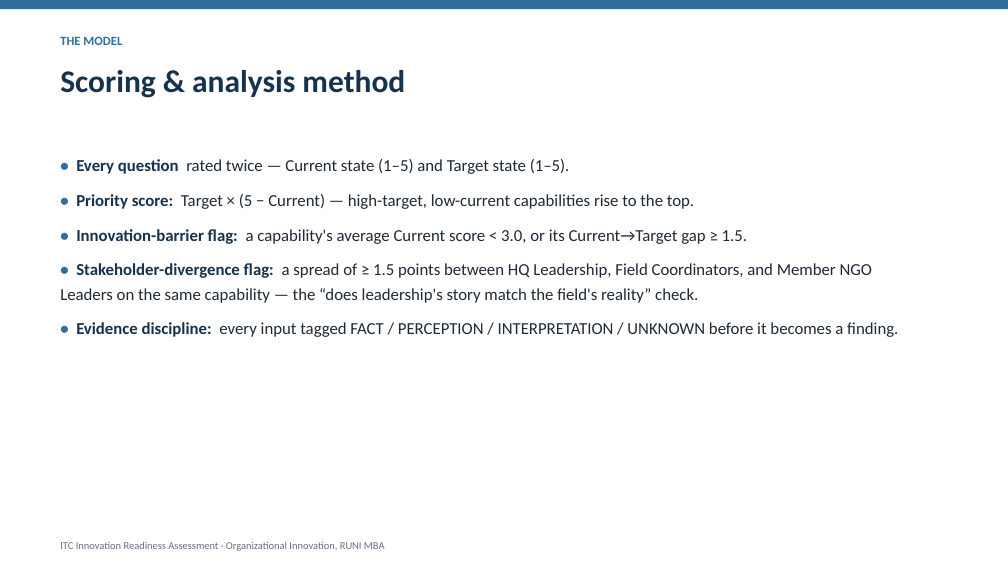
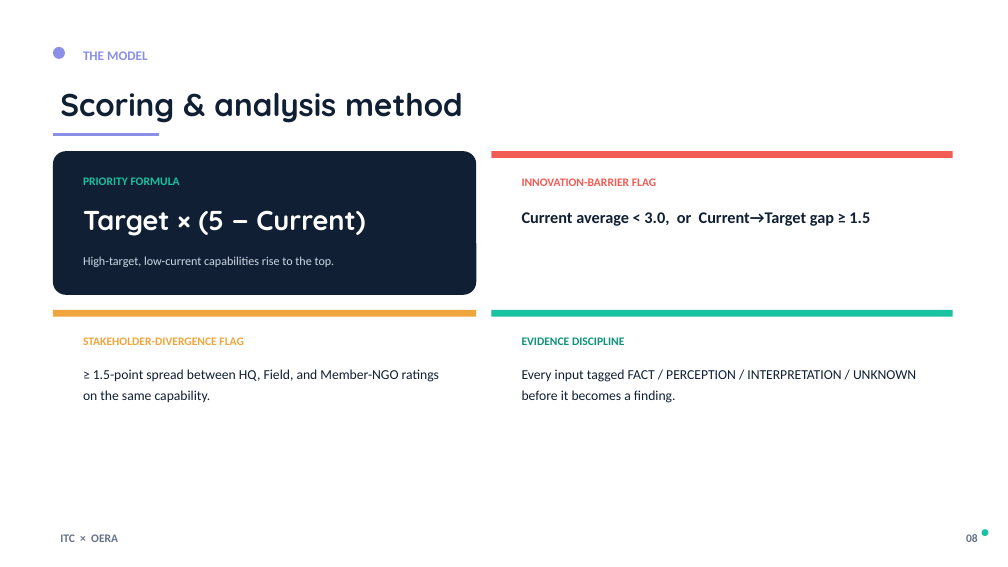
Before and after one commit to stglustein-maker/itc-innovation-assessment, a slide deck: slide 10 of ITC_Innovation_Readiness_Assessment.pptx (slide 8 before the commit). Drawn at 1008x567 pixels with LibreOffice and Linux fonts; fonts in the diff are those of the drawing. Boxes give left, top, right and bottom in pixels: in the first picture for what was removed or moved away, otherwise in the second. Text is boxed around its words. In the diff, an @@ line names an element or a change of style, - is before the commit and + after.

```diff
--- a/ITC_Innovation_Readiness_Assessment.pptx
+++ b/ITC_Innovation_Readiness_Assessment.pptx
@@ rectangle removed at (0,0,1008,9) @@
@@ ellipse added at (53,47,65,59), fill #8B8FE8 @@
@@ text "THE MODEL": place and size @@
-text "THE MODEL" at (60,36,122,45)
+text "THE MODEL" at (83,51,147,60)
@@ text "THE MODEL" at (83,51,147,60): size 12 to 12.5 pt, text colour #2F6F9E to #8B8FE8 @@
@@ text "Scoring & analysis method": place and size @@
-text "Scoring & analysis method" at (60,70,405,98)
+text "Scoring & analysis method" at (60,92,463,123)
@@ text "Scoring & analysis method" at (60,92,463,123): font Calibri to Quicksand, text colour #17324D to #101F33 @@
@@ line added from (53, 135) to (159, 135), #8B8FE8 2.5 pt @@
@@ rounded rectangle added at (53,151,476,295), fill #101F33 @@
@@ text removed at (60,159,898,337) @@
-• Every question rated twice — Current state (1–5) and Target state (1–5).
-• Priority score: Target × (5 − Current) — high-target, low-current capabilities rise to the top.
-• Innovation-barrier flag: a capability's average Current score < 3.0, or its Current→Target gap ≥ 1.5.
-• Stakeholder-divergence flag: a spread of ≥ 1.5 points between HQ Leadership, Field Coordinators, and Member NGO Leaders on the same capability — the “does leadership's story match the field's reality” check.
-• Evidence discipline: every input tagged FACT / PERCEPTION / INTERPRETATION / UNKNOWN before it becomes a finding.
@@ text added at (83,177,180,185), 11 pt, text #17C3A0, bold @@
+PRIORITY FORMULA
@@ rounded rectangle added at (492,151,953,295), fill #FFFFFF @@
@@ rectangle added at (492,151,953,158), fill #F25C54 @@
@@ text added at (522,178,656,186), 11 pt, text #F25C54, bold @@
+INNOVATION-BARRIER FLAG
@@ text added at (83,210,365,236), 26 pt, text #FFFFFF, bold @@
+Target × (5 − Current)
@@ text added at (522,212,870,226), 15.5 pt, text #101F33, bold @@
+Current average < 3.0, or Current→Target gap ≥ 1.5
@@ text added at (83,256,335,267), 11.5 pt, text #CED9E6 @@
+High-target, low-current capabilities rise to the top.
@@ rounded rectangle added at (53,310,476,454), fill #FFFFFF @@
@@ rectangle added at (53,310,476,317), fill #F0A53C @@
@@ rounded rectangle added at (492,310,953,454), fill #FFFFFF @@
@@ rectangle added at (492,310,953,317), fill #17C3A0 @@
@@ text added at (83,337,243,345), 11 pt, text #F0A53C, bold @@
+STAKEHOLDER-DIVERGENCE FLAG
@@ text added at (522,337,624,345), 11 pt, text #0E9379, bold @@
+EVIDENCE DISCIPLINE
@@ text added at (83,369,439,403), 13 pt, text #101F33 @@
+≥ 1.5-point spread between HQ, Field, and Member-NGO ratings on the same capability.
@@ text added at (522,369,916,403), 13 pt, text #101F33 @@
+Every input tagged FACT / PERCEPTION / INTERPRETATION / UNKNOWN before it becomes a finding.
@@ text added at (60,534,118,542), 11 pt, text #667184, bold @@
+ITC × OERA
@@ text added at (966,534,978,542), 11 pt, text #667184, bold @@
+08
@@ ellipse added at (982,529,988,536), fill #17C3A0 @@
@@ text removed at (60,542,385,551) @@
-ITC Innovation Readiness Assessment · Organizational Innovation, RUNI MBA
```
Also in this commit, not shown: 12 other slides changed, 5 slides added, 2 slides removed.
